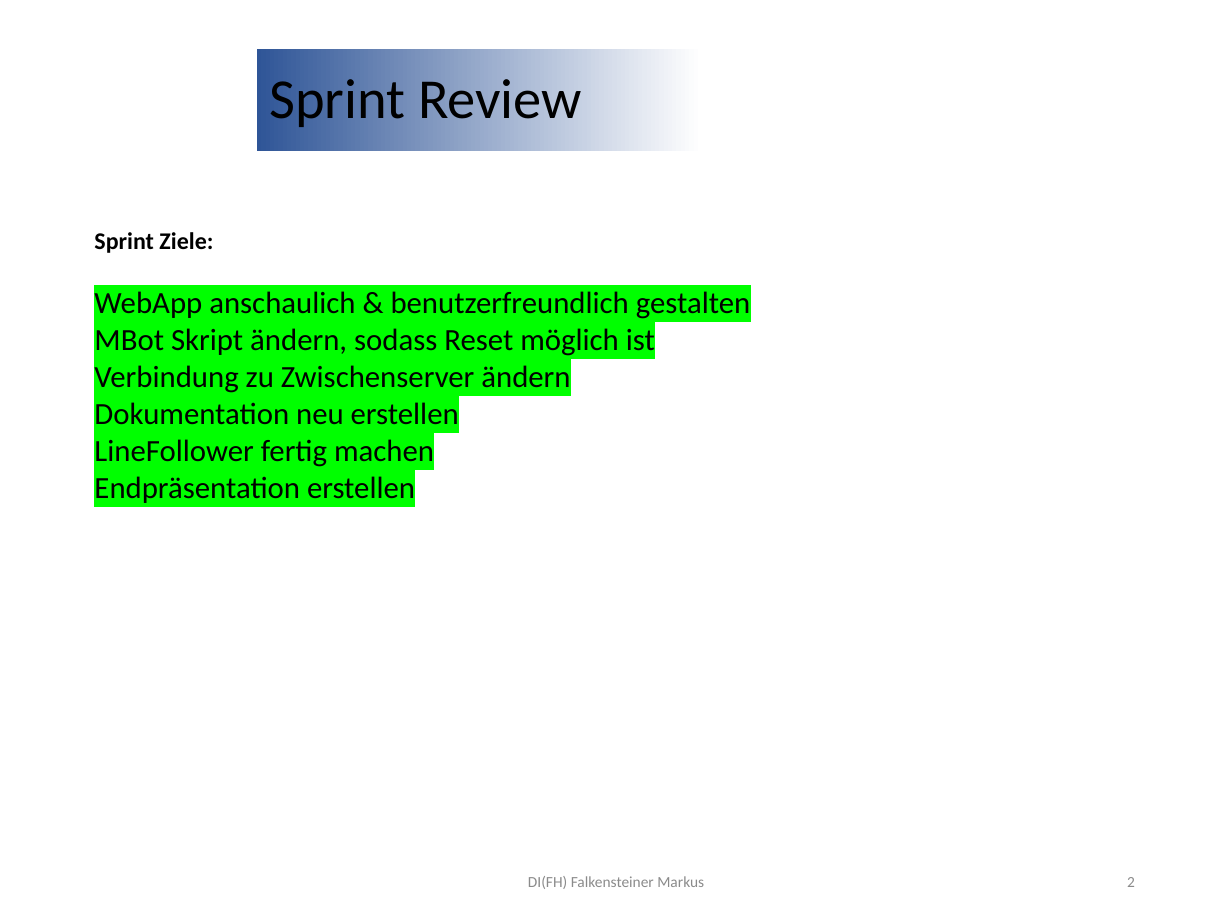
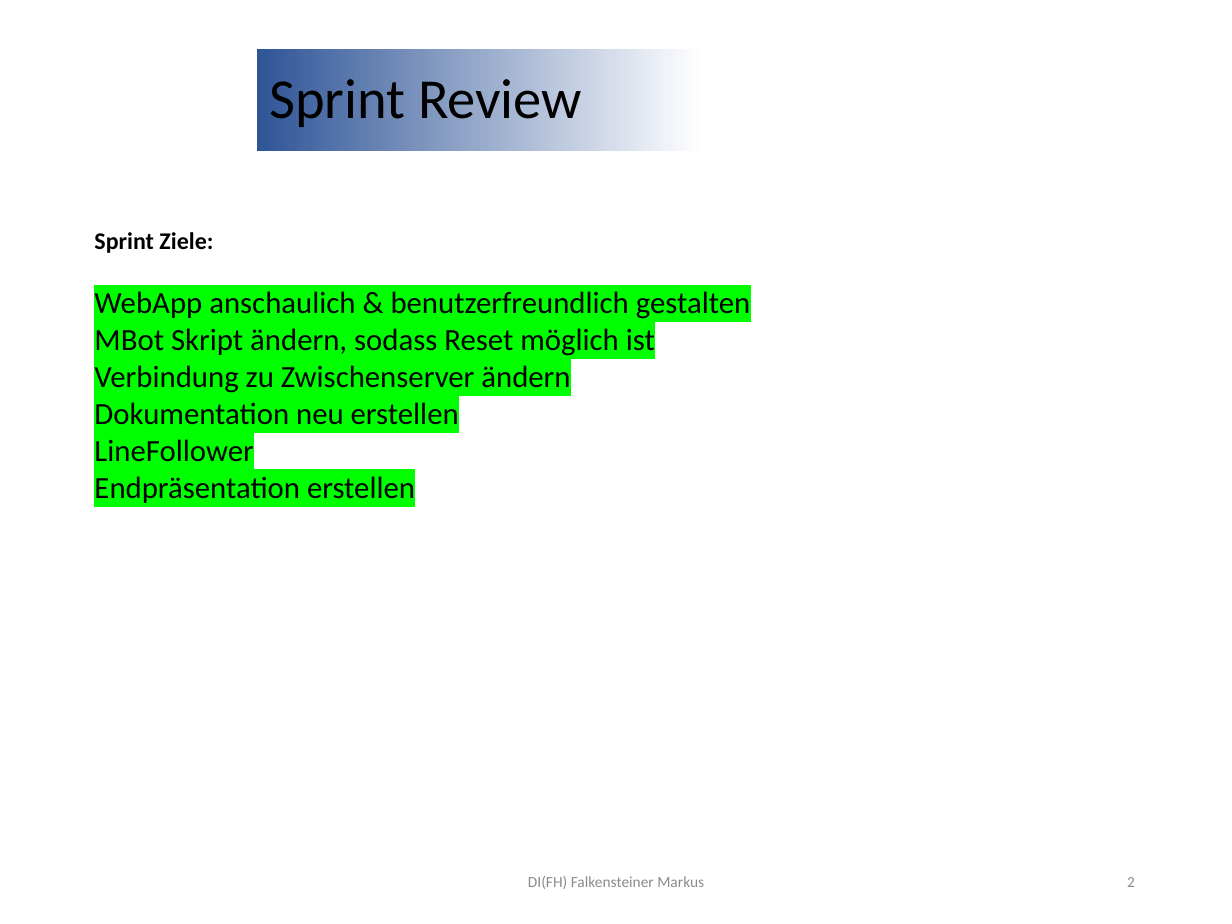
Before and after one commit to StefanRautner/MBotController, a slide deck: slide 2 of Dokumente/SprintReview-5.pptx. Drawn at 1232x924 pixels with LibreOffice and Linux fonts; fonts in the diff are those of the drawing; background and template pictures are left out. Boxes give left, top, right and bottom in pixels: in the first picture for what was removed or moved away, otherwise in the second. Text is boxed around its words. In the diff, an @@ line names an element or a change of style, - is before the commit and + after.

Commit message:
Update Repo to finished Project (except LineFollower?)

```diff
--- a/Dokumente/SprintReview-5.pptx
+++ b/Dokumente/SprintReview-5.pptx
@@ text at (94,439,253,462): text changed @@
-LineFollower fertig machen
+LineFollower
```
Also in this commit, not shown: 1 other slide changed, 1 slide added, 2 other files.
